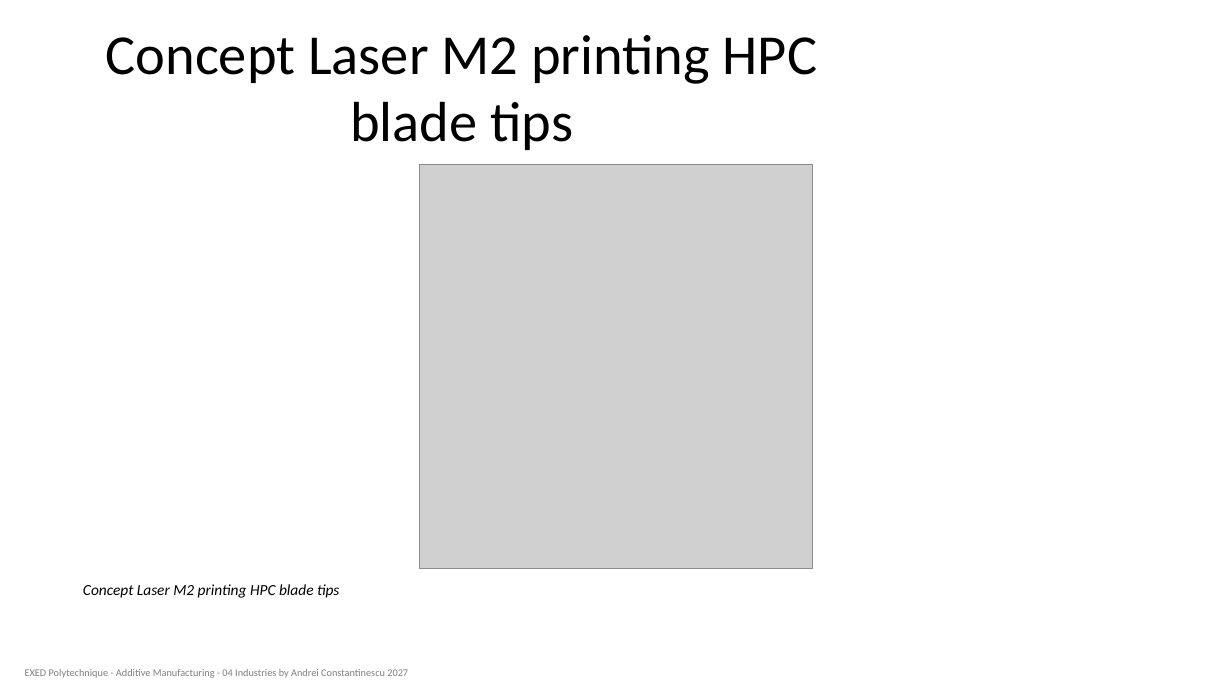
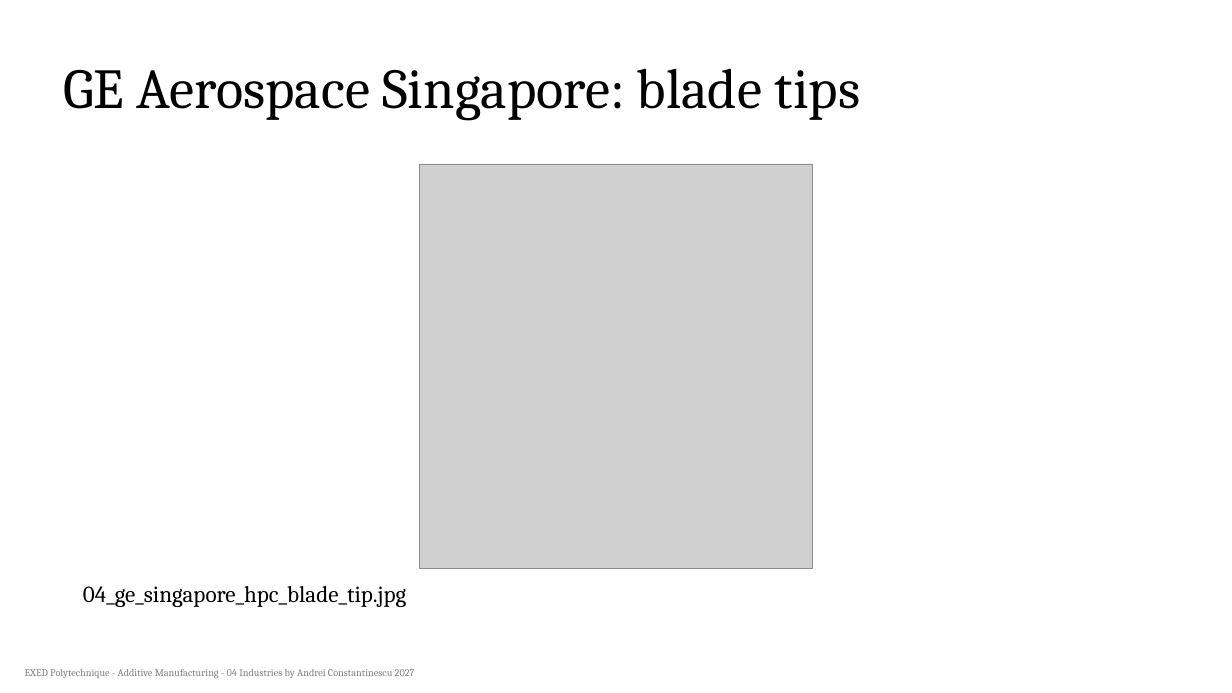
Before and after one commit to aconstant-lms/X-FabAdd, a slide deck: slide 14 of 04_industries/slides/04_am_repair_figures_test.pptx. Drawn at 1232x693 pixels with LibreOffice and Linux fonts; fonts in the diff are those of the drawing; grey boxes stand for pictures. Boxes give left, top, right and bottom in pixels: in the first picture for what was removed or moved away, otherwise in the second. Text is boxed around its words. In the diff, an @@ line names an element or a change of style, - is before the commit and + after.

```diff
--- a/04_industries/slides/04_am_repair_figures_test.pptx
+++ b/04_industries/slides/04_am_repair_figures_test.pptx
@@ title at (x1=63, y1=68, x2=860, y2=120): text changed; font Calibri to Cambria @@
-Concept Laser M2 printing HPC blade tips
+GE Aerospace Singapore: blade tips
@@ text at (x1=83, y1=586, x2=406, y2=607): text changed; size 12 to 18 pt; font Calibri to Cambria; italic off @@
-Concept Laser M2 printing HPC blade tips
+04_ge_singapore_hpc_blade_tip.jpg
@@ text "EXED Polytechnique - Additive Manufacturing ..." at (x1=25, y1=669, x2=415, y2=678): font Calibri to Cambria @@
```
Also in this commit, not shown: 14 other slides changed.
